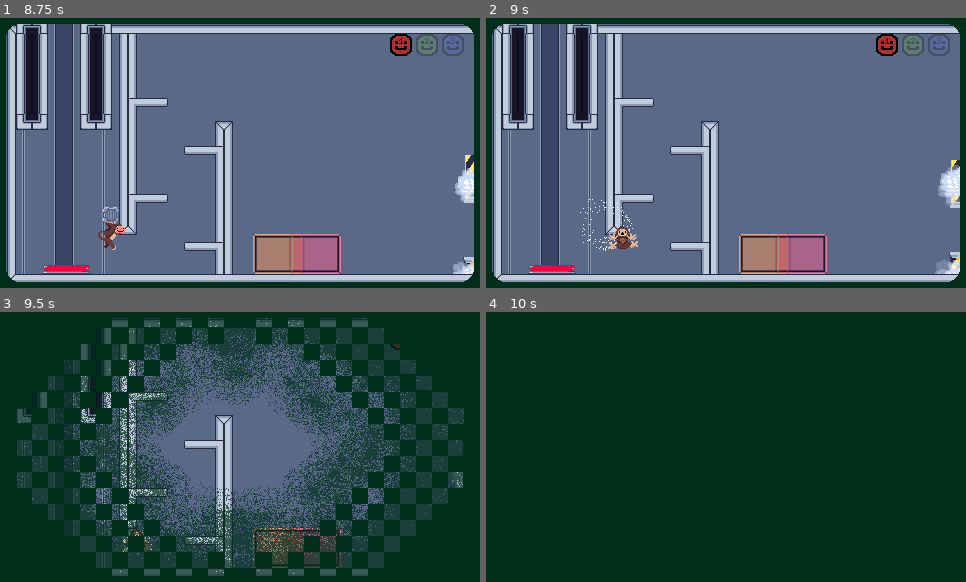
Above: before the commit, frames 1-4 (two rows, left to right).
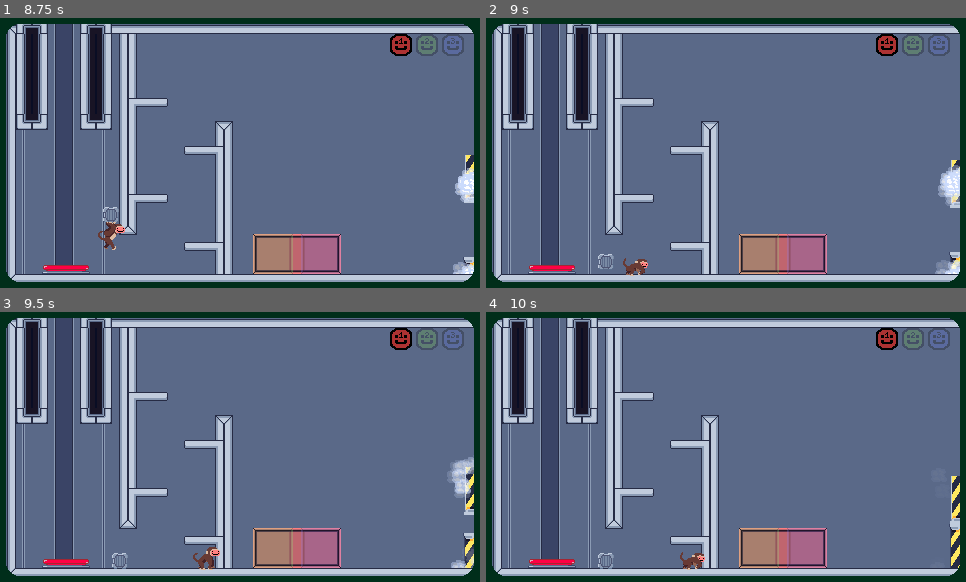
Above: after the commit, the same moments.

Repository: avaxar/phase-reveal
Game: Godot game, scene res://ui/title_screen/title_screen.tscn
The game is run twice, just before and just after one commit, with the same random seed, the same clock (stepped at 60 frames per second) and the same inputs.
Inputs (mouse positions are in pixels of both pictures, inside the frame that each line leads up to):
- Up to frame 1 (8.75 s): click "Start Game" at 0.5 s; tap Enter (ui_accept) at 1.25, 3.5, 5.75, 6.5, 7.25 s; move the mouse to (345, 139) at 1.27 s; hold E (interact) 1.28-2.03 s; hold D (right) 1.28-2.78 s; tap W (jump) at 1.52, 2.27, 3.77, 4.52, 5.27, 6.77, 7.52, 8.27 s; move the mouse to (144, 166) at 2.02 s; tap E (interact) at 2.1, 3.05, 3.8, 4.55, 5.1, 6.8, 7.55, 8.3 s; move the mouse to (288, 93) at 2.77 s; hold A (left) 2.78-3.53 s; hold 3 (mask_blue) 2.78-3.53 s; move the mouse to (216, 207) at 3.52 s; hold D (right) 3.53-5.03 s; tap 2 (mask_green) at 3.6 s; move the mouse to (384, 193) at 4.27 s; hold 1 (mask_red) 4.28-5.03 s; move the mouse to (96, 112) at 5.02 s; hold A (left) 5.03-5.78 s; move the mouse to (264, 153) at 5.77 s; hold D (right) 5.78-6.53 s; hold E (interact) 5.78-6.53 s; move the mouse to (168, 85) at 6.52 s; hold A (left) 6.53-8.03 s; tap 3 (mask_blue) at 6.6 s; move the mouse to (345, 139) at 7.27 s; hold 2 (mask_green) 7.28-8.03 s; move the mouse to (144, 166) at 8.02 s; hold D (right) from 8.03 s (still down); tap 1 (mask_red) at 8.1 s
- Up to frame 2 (9 s): keep holding D (right); move the mouse to (774, 93) at 8.77 s; hold E (interact) from 8.78 s (still down)
- Up to frame 3 (9.5 s): keep holding D (right); keep holding E (interact)
- Up to frame 4 (10 s): keep holding D (right); move the mouse to (702, 501) at 9.52 s; release E (interact) at 9.53 s; tap E (interact) at 9.6 s; tap W (jump) at 9.77 s

Frame 1 is identical in both runs. In frame 2, 0.7% of the frame differs, in the area x 19-34%, y 67-96%; in frame 3, 71%; in frame 4, 93%, in the area x 1-99%, y 2-98%.

Commit message:
Lowered Box Drop

Diff:
--- a/entities/player/player.gd
+++ b/entities/player/player.gd
@@ -195,7 +195,7 @@
 	print("BOX DROP!")
 	var nc: Cube = CUBE.instantiate()
 	get_parent().add_child(nc)
-	nc.global_position = global_position + Vector2(0, -30)
+	nc.global_position = global_position + Vector2(0, -10)
 	has_box = false
 
 
